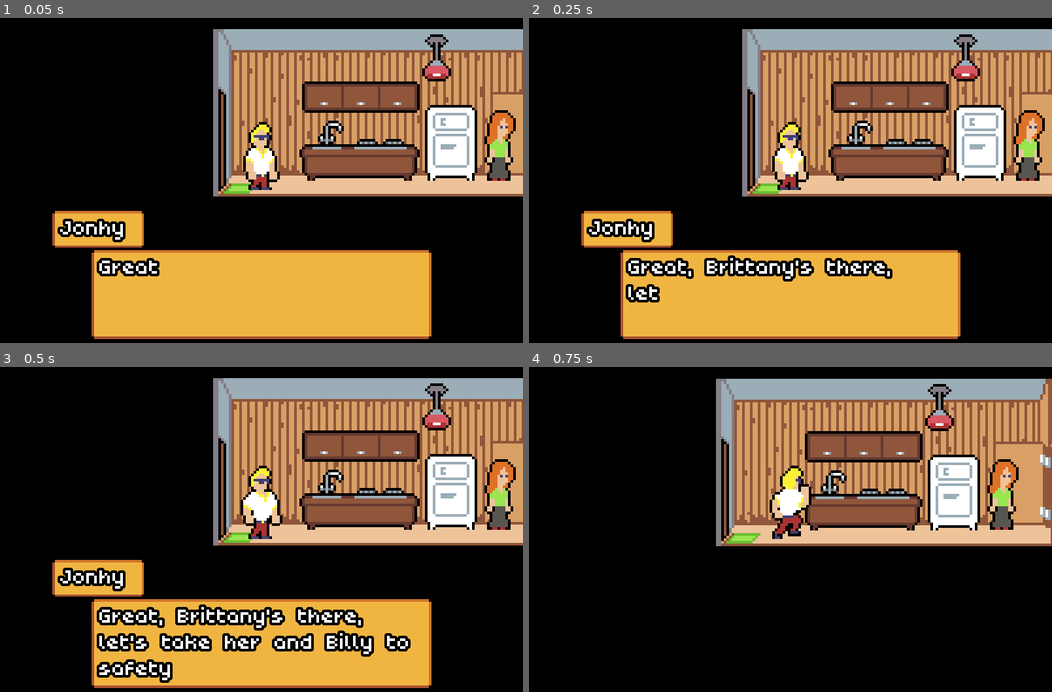
Above: before the commit, frames 1-4 (two rows, left to right).
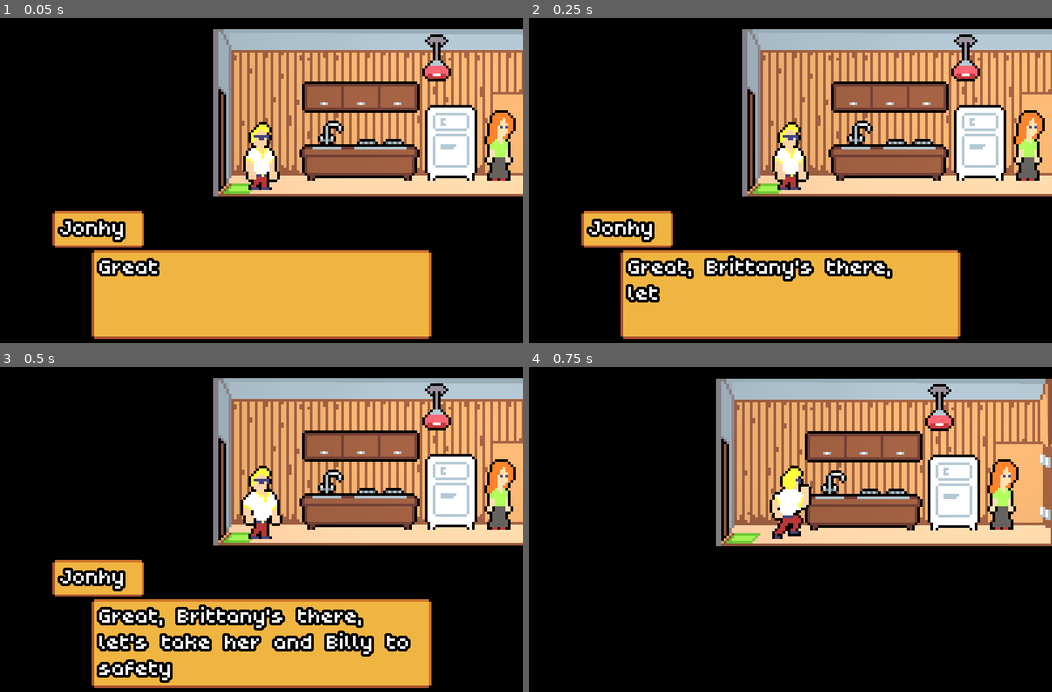
Above: after the commit, the same moments.

Repository: T4g1/gd-wildjam18
Game: Godot game, scene res://levels/LevelWifeHouse.tscn
The game is run twice, just before and just after one commit, with the same random seed, the same clock (stepped at 60 frames per second) and the same inputs. This scene is started directly instead of the project's main scene. Sound files missing from this copy of the repository are replaced by a short silence.
Inputs:
- Up to frame 1 (0.05 s): no input
- Up to frame 2 (0.25 s): no input
- Up to frame 3 (0.5 s): no input
- Up to frame 4 (0.75 s): tap Enter (ui_accept) at 0.5 s; hold Right (ui_right) from 0.53 s (still down); hold E (interact) from 0.53 s (still down)

The runs differ from the first frame. In frame 1, 9.1% of the frame differs, in the area x 55-100%, y 4-53%; in frame 2, 9.1%; in frame 3, 9.1%; in frame 4, 10%, in the area x 50-100%, y 4-53%.

Commit message:
[add] Keypad puzzle

Diff:
--- a/levels/LevelWifeHouse.tscn
+++ b/levels/LevelWifeHouse.tscn
@@ -14,6 +14,7 @@
 [ext_resource path="res://entities/Wreckage.tscn" type="PackedScene" id=12]
 [ext_resource path="res://assets/themes/puzzle/intro.ogg" type="AudioStream" id=13]
 [ext_resource path="res://assets/themes/puzzle/loop.ogg" type="AudioStream" id=14]
+[ext_resource path="res://assets/images/lights/light_shadow_light.png" type="Texture" id=15]
 
 [sub_resource type="RectangleShape2D" id=1]
 extents = Vector2( 171.946, 6.46997 )
@@ -26,6 +27,11 @@
 
 [sub_resource type="RectangleShape2D" id=4]
 extents = Vector2( 2.43374, 15.2732 )
+
+[sub_resource type="OccluderPolygon2D" id=5]
+closed = false
+cull_mode = 1
+polygon = PoolVector2Array( -43.8913, -29.9161, -43.0969, -5.68607, -37.9331, -5.68607, -37.9331, -33.491, 60.5759, -32.6966, 59.3842, -1.71393, 66.1104, -2.59235, 66.1368, -29.1217, 165.043, -28.3272, 165.837, 32.8437, -167.425, 32.0492, -166.233, -29.9161, -42.3025, -29.1217 )
 
 [node name="LevelWifeHouse" instance=ExtResource( 1 )]
 script = ExtResource( 6 )
@@ -148,3 +154,25 @@
 [node name="Theme" parent="." index="11"]
 intro = ExtResource( 13 )
 loop = ExtResource( 14 )
+
+[node name="Lights" type="Node2D" parent="." index="12"]
+
+[node name="Kitchen" type="Light2D" parent="Lights" index="0"]
+position = Vector2( -60.8412, -13.9025 )
+scale = Vector2( 1.28714, 1 )
+texture = ExtResource( 15 )
+texture_scale = 0.2
+energy = 0.5
+shadow_enabled = true
+
+[node name="Garage" type="Light2D" parent="Lights" index="1"]
+position = Vector2( 92.692, -13.9025 )
+scale = Vector2( 1.29118, 1 )
+texture = ExtResource( 15 )
+texture_scale = 0.2
+energy = 0.5
+shadow_enabled = true
+
+[node name="Occluder" type="LightOccluder2D" parent="Lights" index="2"]
+position = Vector2( 0, 1.19164 )
+occluder = SubResource( 5 )
--- a/levels/puzzles/KeypadPuzzle.gd
+++ b/levels/puzzles/KeypadPuzzle.gd
@@ -2,6 +2,14 @@
 Puzzle where player has to repeat the pattenr from Boardinfo
 """
 extends "res://sources/Puzzle.gd"
+
+var correct_moves = [
+	UP,
+	RIGHT,
+	DOWN,
+	RIGHT
+]
+var move_id = 0
 
 
 func _input(event: InputEvent) -> void:
@@ -9,3 +17,61 @@
 
 	if event.is_action_pressed("ui_cancel"):
 		quit()
+
+	var guess = Vector2(0, 0)
+	var button
+	if event.is_action_pressed("ui_down"):
+		button = $Down
+		guess = DOWN
+	if event.is_action_pressed("ui_up"):
+		button = $Up
+		guess = UP
+	if event.is_action_pressed("ui_right"):
+		button = $Right
+		guess = RIGHT
+	if event.is_action_pressed("ui_left"):
+		button = $Left
+		guess = LEFT
+
+	if guess.length() > 0:
+		accept_inputs = false
+
+		animate_press(button)
+		play(guess)
+
+
+func play(guess: Vector2) -> void:
+	"""
+	Try a possible move
+	"""
+	if correct_moves[move_id] == guess:
+		yield(right_guess(), "completed")
+	else:
+		yield(wrong_guess(), "completed")
+
+	if has_won():
+		won()
+
+	accept_inputs = true
+
+
+func has_won() -> bool:
+	return move_id >= correct_moves.size()
+
+
+func wrong_guess() -> void:
+	"""
+	Animation showing the player is wrong
+	"""
+	yield(get_tree(), "idle_frame")
+
+	move_id = 0
+
+
+func right_guess() -> void:
+	"""
+	Animation showing the player is correct
+	"""
+	yield(get_tree(), "idle_frame")
+
+	move_id += 1
--- a/levels/puzzles/KeypadPuzzle.tscn
+++ b/levels/puzzles/KeypadPuzzle.tscn
@@ -1,9 +1,11 @@
-[gd_scene load_steps=3 format=2]
+[gd_scene load_steps=4 format=2]
 
 [ext_resource path="res://levels/puzzles/KeypadPuzzle.gd" type="Script" id=1]
 [ext_resource path="res://assets/images/level5/Keypad.png" type="Texture" id=2]
+[ext_resource path="res://assets/TVPuzzle_arrow_spriteframes.tres" type="SpriteFrames" id=3]
 
 [node name="KeypadPuzzle" type="Node2D"]
+z_index = 2
 script = ExtResource( 1 )
 
 [node name="Background" type="Sprite" parent="."]
@@ -13,3 +15,22 @@
 [node name="Camera2D" type="Camera2D" parent="."]
 anchor_mode = 0
 current = true
+
+[node name="Left" type="AnimatedSprite" parent="."]
+position = Vector2( 37, 62 )
+rotation = 1.5708
+frames = ExtResource( 3 )
+
+[node name="Right" type="AnimatedSprite" parent="."]
+position = Vector2( 70, 62.947 )
+rotation = -1.5708
+frames = ExtResource( 3 )
+
+[node name="Up" type="AnimatedSprite" parent="."]
+position = Vector2( 55, 45 )
+rotation = 3.14159
+frames = ExtResource( 3 )
+
+[node name="Down" type="AnimatedSprite" parent="."]
+position = Vector2( 53.7378, 79.5267 )
+frames = ExtResource( 3 )
--- a/levels/puzzles/TVPuzzle.gd
+++ b/levels/puzzles/TVPuzzle.gd
@@ -74,15 +74,6 @@
 
 		animate_press(button)
 		play(guess)
-
-
-func animate_press(button: AnimatedSprite) -> void:
-	"""
-	Animate the press on a button
-	"""
-	button.play("pressed")
-	yield(button, "animation_finished")
-	button.play("default")
 
 
 func play(guess: Vector2) -> void:
--- a/levels/puzzles/TVPuzzle.tscn
+++ b/levels/puzzles/TVPuzzle.tscn
@@ -43,25 +43,25 @@
 [node name="LeftClue" type="AnimatedSprite" parent="Clues"]
 position = Vector2( 67.3981, 88.9478 )
 frames = ExtResource( 2 )
-frame = 2
+frame = 1
 playing = true
 
 [node name="RighClue" type="AnimatedSprite" parent="Clues"]
 position = Vector2( 176.951, 89.3628 )
 frames = ExtResource( 2 )
-frame = 2
+frame = 1
 playing = true
 
 [node name="TopClue" type="AnimatedSprite" parent="Clues"]
 position = Vector2( 125.28, 51.6106 )
 frames = ExtResource( 2 )
-frame = 2
+frame = 1
 playing = true
 
 [node name="BottomClue" type="AnimatedSprite" parent="Clues"]
 position = Vector2( 120.083, 121.341 )
 frames = ExtResource( 2 )
-frame = 2
+frame = 1
 playing = true
 
 [node name="Background" type="Sprite" parent="."]
--- a/sources/Puzzle.gd
+++ b/sources/Puzzle.gd
@@ -50,3 +50,26 @@
 	button.play("pressed")
 	yield(button, "animation_finished")
 	button.play("default")
+
+
+func has_won() -> bool:
+	"""
+	Override me
+	"""
+	return false
+
+
+func wrong_guess() -> void:
+	"""
+	Animation showing the player is wrong
+	Override me
+	"""
+	yield(get_tree(), "idle_frame")
+
+
+func right_guess() -> void:
+	"""
+	Animation showing the player is correct
+	Override me
+	"""
+	yield(get_tree(), "idle_frame")
Binary file added: assets/images/lights/light_shadow_light.png
Not shown, added: assets/images/lights/light_shadow_light.png.import
Not shown: 1 places in levels/LevelWifeHouse.tscn that only renumber resources
